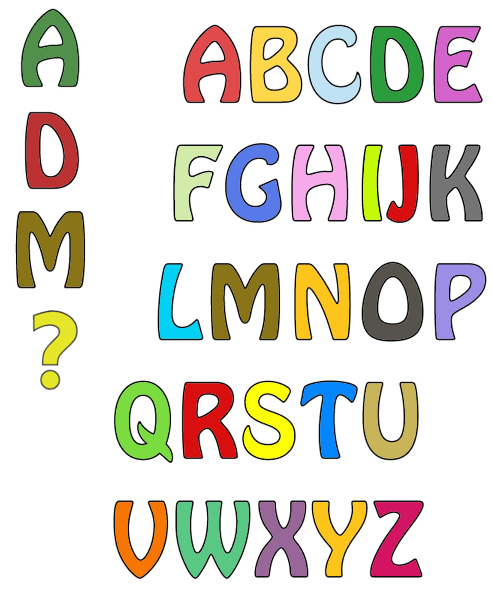
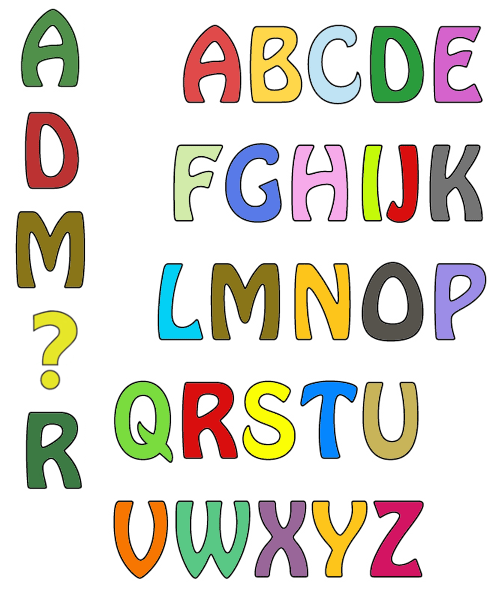
Layers edited between the first and the second 492x600 image:
added layer "R" above "?" over [25, 411, 82, 490]
